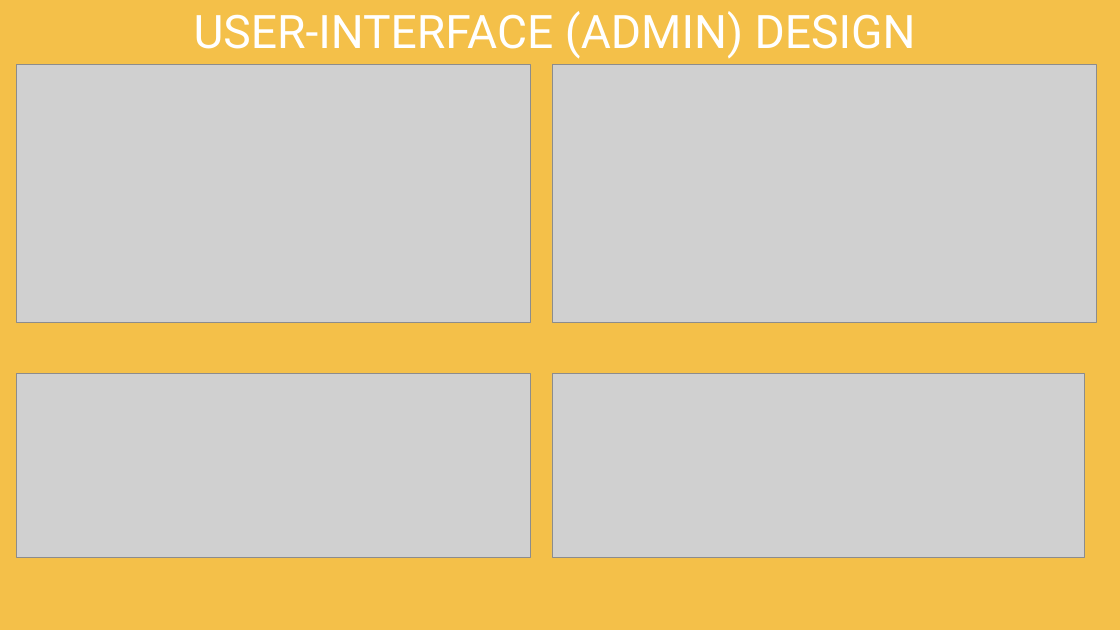
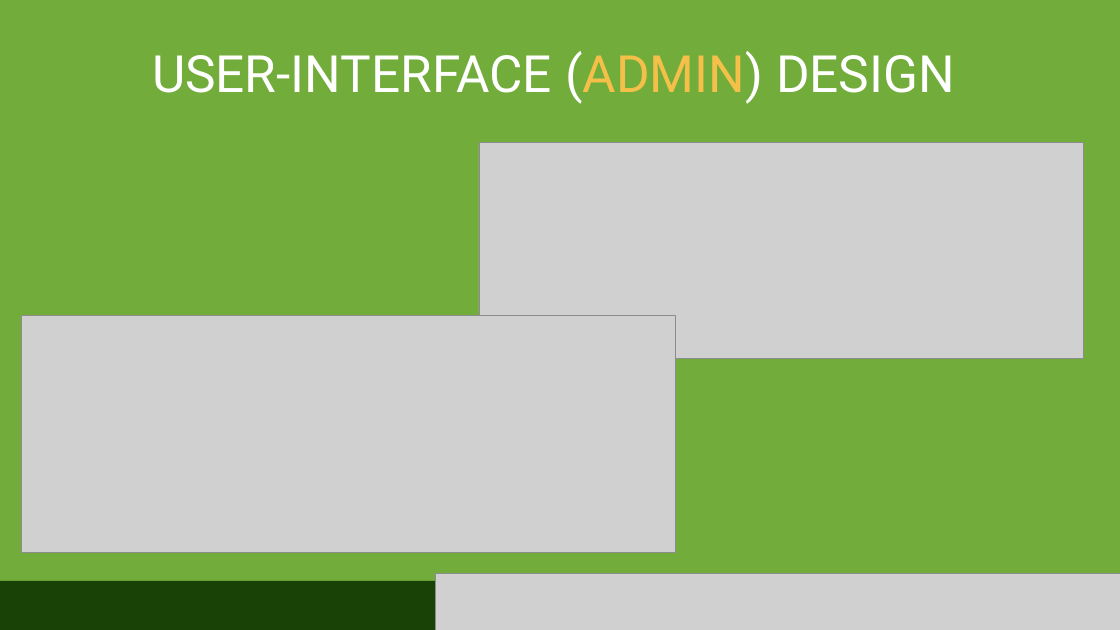
Before and after one commit to ripasfilqadar/mppl, a slide deck: slide 10 of buat demo/CikoroFarm.pptx (slide 6 before the commit). Drawn at 1120x630 pixels with LibreOffice and Linux fonts; fonts in the diff are those of the drawing; grey boxes stand for pictures. Boxes give left, top, right and bottom in pixels: in the first picture for what was removed or moved away, otherwise in the second. Text is boxed around its words. In the diff, an @@ line names an element or a change of style, - is before the commit and + after.

```diff
--- a/buat demo/CikoroFarm.pptx
+++ b/buat demo/CikoroFarm.pptx
@@ background #F4C049 to #72AC3B @@
@@ text "USER-INTERFACE (ADMIN) DESIGN": place and size @@
-text "USER-INTERFACE (ADMIN) DESIGN" at (194, 11, 916, 59)
+text "USER-INTERFACE (ADMIN) DESIGN" at (152, 51, 955, 104)
@@ text "USER-INTERFACE (ADMIN) DESIGN" at (152, 51, 955, 104): size 39.6 to 44 pt; text colour #FFFFFF to #F4C049 in "(ADMIN)" @@
@@ picture removed at (16, 65, 530, 323) @@
@@ picture removed at (552, 65, 1096, 323) @@
@@ picture: place and size @@
-picture at (16, 374, 530, 557)
+picture at (479, 143, 1083, 359)
@@ picture: place and size @@
-picture at (552, 374, 1085, 557)
+picture at (21, 315, 676, 553)
@@ rectangle added at (0, 581, 453, 630), fill #194206 @@
@@ picture added at (436, 573, 1120, 630) @@
```
Also in this commit, not shown: 9 other slides changed, 6 slides added, 6 slides removed.
